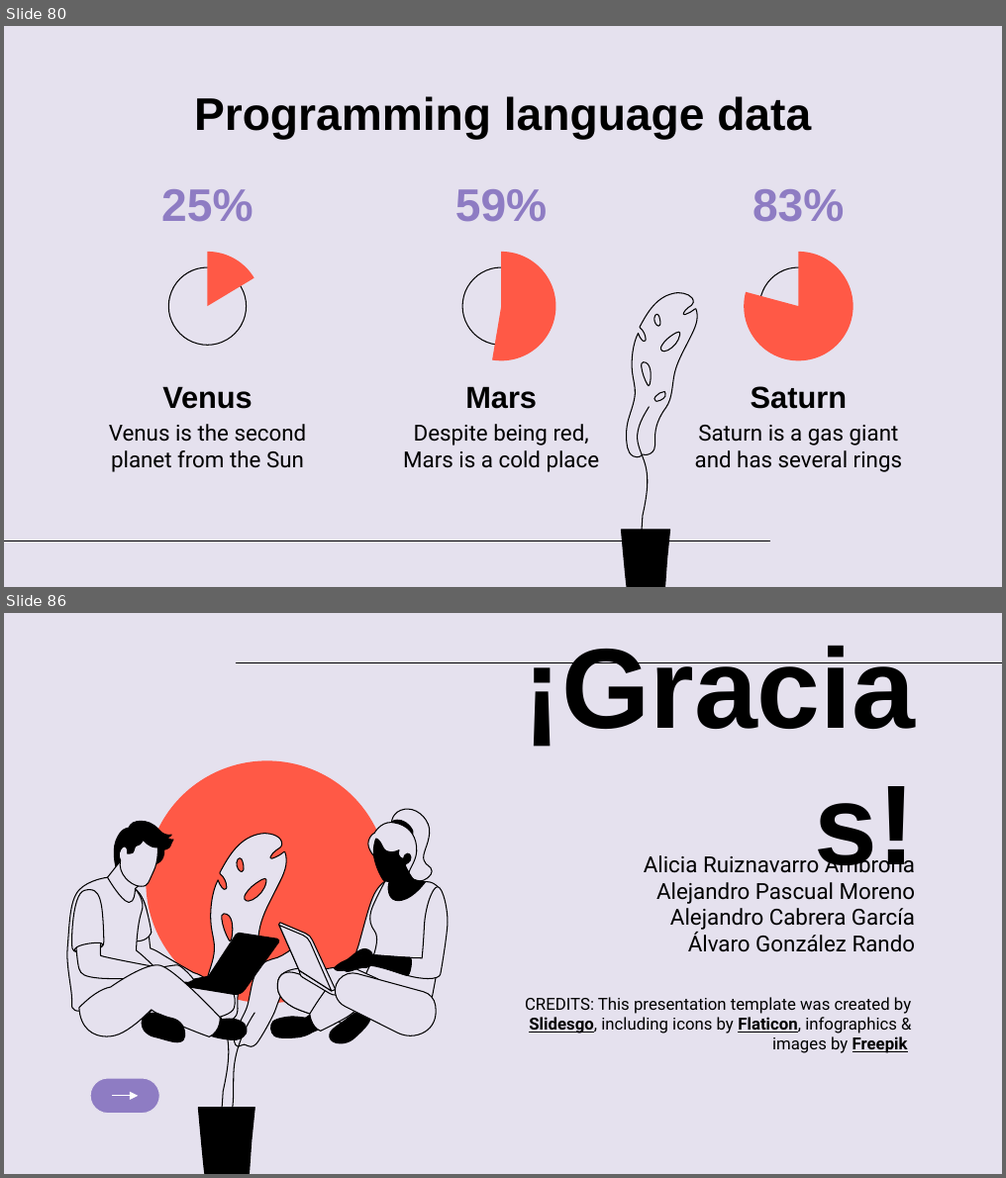
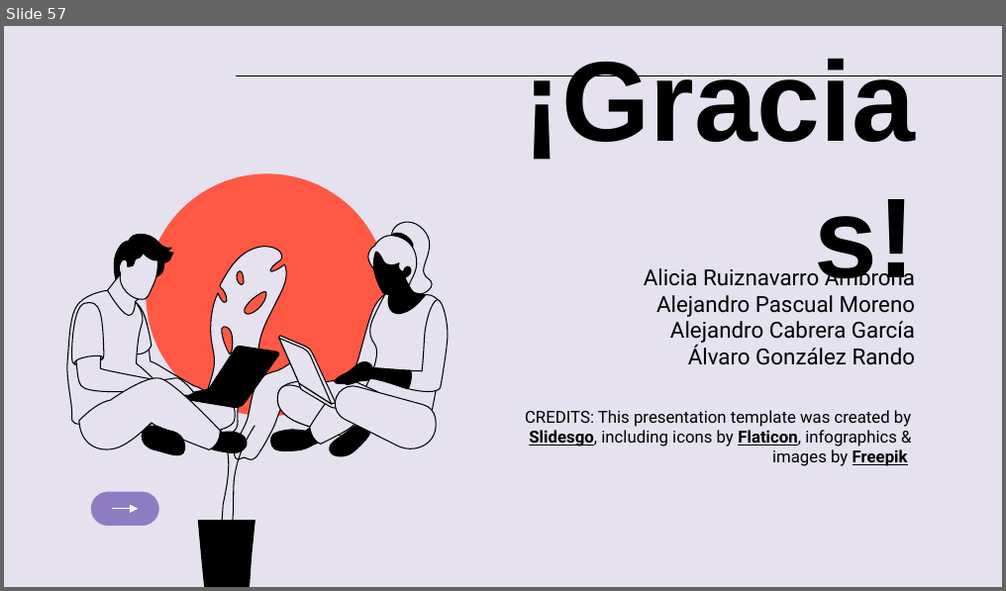
Before and after one commit to Equipo-2/Sprint3Grupo2DAW_JAVA, a slide deck: STORY1 - SPRINT 4 PARTE 3 - PRESENTACIÓN REFACTORIZACION.pptx. Shown one above the other, each under a label of ours: slides 80 and 86 before the commit, slide 57 after it; the slides between them are not shown. The pictures are 1006x1178 and 1006x591 pixels, drawn with LibreOffice and Linux fonts; fonts in the diff are those of the drawing. Boxes give left, top, right and bottom in pixels: in the first picture for what was removed or moved away, otherwise in the second. Text is boxed around its words. In the diff, an @@ line names an element or a change of style, - is before the commit and + after.

```diff
--- a/STORY1 - SPRINT 4 PARTE 3 - PRESENTACIÓN REFACTORIZACION.pptx
+++ b/STORY1 - SPRINT 4 PARTE 3 - PRESENTACIÓN REFACTORIZACION.pptx
@@ slide 80 removed at (4,26,1002,587), background #E5E1EE @@
@@ title removed at (194,96,811,140) @@
-Programming language data
@@ title removed at (161,189,252,222) @@
-25%
@@ title removed at (455,189,547,222) @@
-59%
@@ title removed at (752,189,844,222) @@
-83%
@@ pie slice (boxed as its full ellipse) removed at (152,252,262,362) @@
@@ pie slice (boxed as its full ellipse) removed at (447,252,555,362) @@
@@ pie slice (boxed as its full ellipse) removed at (744,252,853,362) @@
@@ ellipse removed at (168,268,247,346) @@
@@ ellipse removed at (462,268,540,346) @@
@@ ellipse removed at (759,268,838,346) @@
@@ freeform shape removed at (626,293,699,458) @@
@@ subtitle removed at (162,386,252,409) @@
-Venus
@@ subtitle removed at (465,386,537,409) @@
-Mars
@@ freeform shape removed at (633,407,649,555) @@
@@ subtitle removed at (750,386,846,409) @@
-Saturn
@@ subtitle removed at (109,424,307,472) @@
-Venus is the second planet from the Sun
@@ subtitle removed at (403,424,600,472) @@
-Despite being red, Mars is a cold place
@@ subtitle removed at (695,425,902,472) @@
-Saturn is a gas giant and has several rings
@@ freeform shape removed at (621,530,669,587) @@
@@ line removed from (4, 541) to (770, 541) @@
@@ what was slide 86 is now slide 57 @@
```
Also in this commit, not shown: 28 other slides removed.
